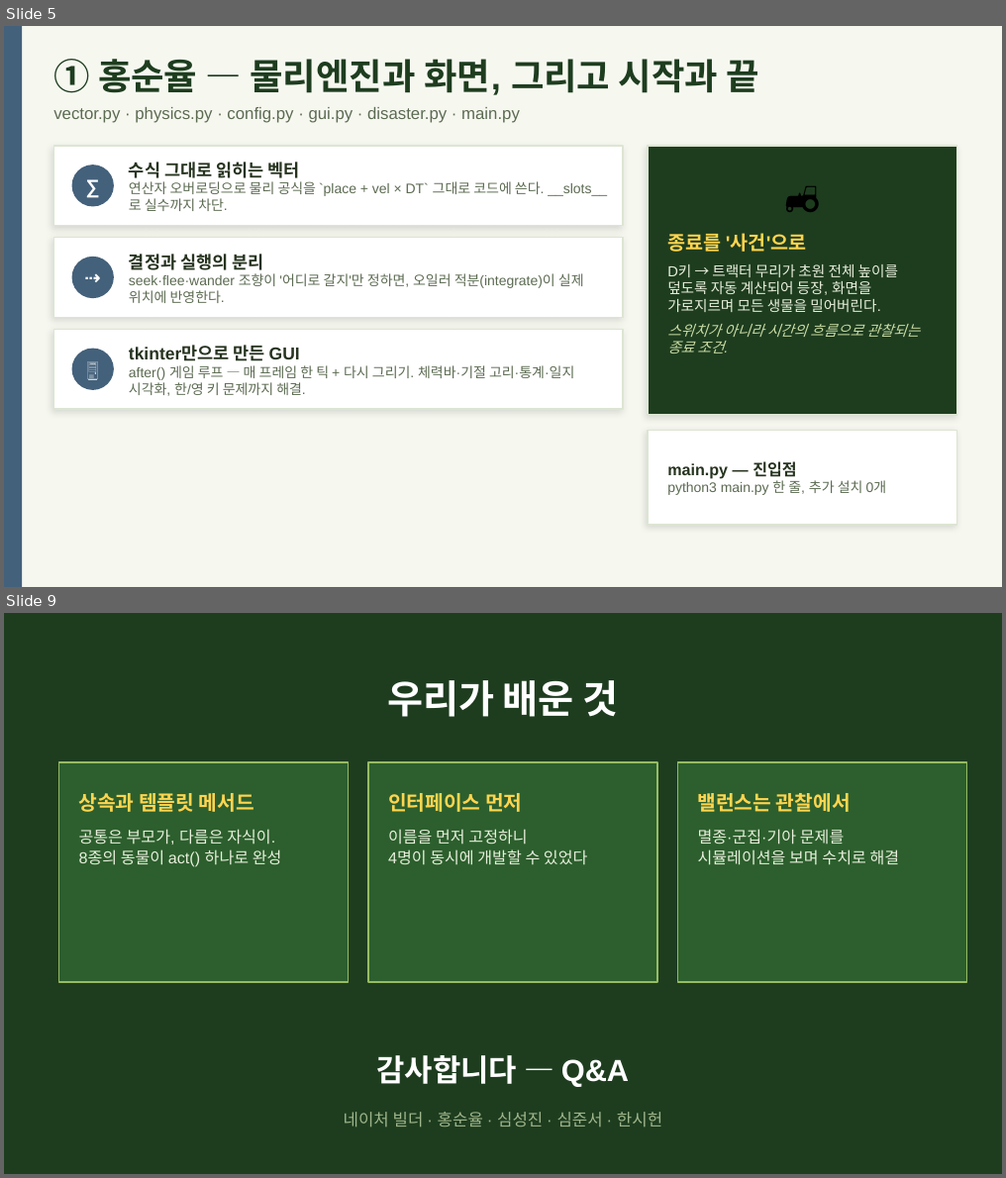
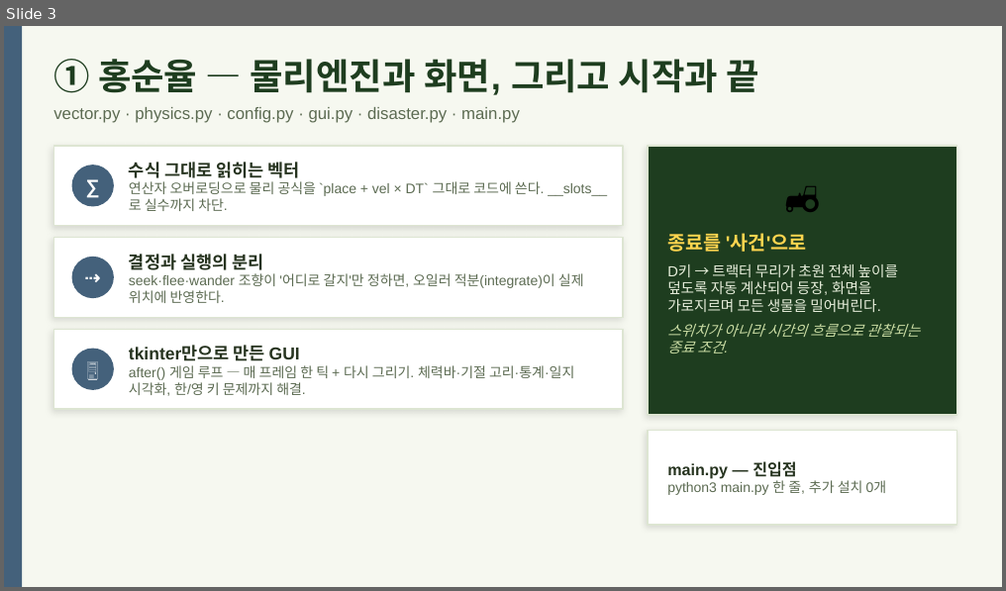
Before and after one commit to SSHSProject/-1-, a slide deck: 발표준비/발표자료_초원생태계.pptx. Shown one above the other, each under a label of ours: slides 5 and 9 before the commit, slide 3 after it; the slides between them are not shown. The pictures are 1006x1178 and 1006x591 pixels, drawn with LibreOffice and Linux fonts; fonts in the diff are those of the drawing. Boxes give left, top, right and bottom in pixels: in the first picture for what was removed or moved away, otherwise in the second. Text is boxed around its words. In the diff, an @@ line names an element or a change of style, - is before the commit and + after.

```diff
--- a/발표준비/발표자료_초원생태계.pptx
+++ b/발표준비/발표자료_초원생태계.pptx
@@ slide 9 removed at bbox=[4, 613, 1002, 1174], background #1E3D1F @@
@@ text removed at bbox=[387, 680, 619, 717] @@
-우리가 배운 것
@@ rectangle removed at bbox=[58, 762, 349, 982] @@
@@ rectangle removed at bbox=[368, 762, 657, 982] @@
@@ rectangle removed at bbox=[677, 762, 967, 982] @@
@@ text removed at bbox=[79, 793, 282, 867] @@
-상속과 템플릿 메서드
-공통은 부모가, 다름은 자식이.
-8종의 동물이 act() 하나로 완성
@@ text removed at bbox=[388, 793, 587, 865] @@
-인터페이스 먼저
-이름을 먼저 고정하니
-4명이 동시에 개발할 수 있었다
@@ text removed at bbox=[698, 793, 900, 865] @@
-밸런스는 관찰에서
-멸종·군집·기아 문제를
-시뮬레이션을 보며 수치로 해결
@@ text removed at bbox=[377, 1056, 629, 1087] @@
-감사합니다 — Q&A
@@ text removed at bbox=[344, 1112, 662, 1128] @@
-네이처 빌더 · 홍순율 · 심성진 · 심준서 · 한시헌
@@ what was slide 5 is now slide 3 @@
```
Also in this commit, not shown: 3 slides changed, 4 other slides removed, 1 other file.
